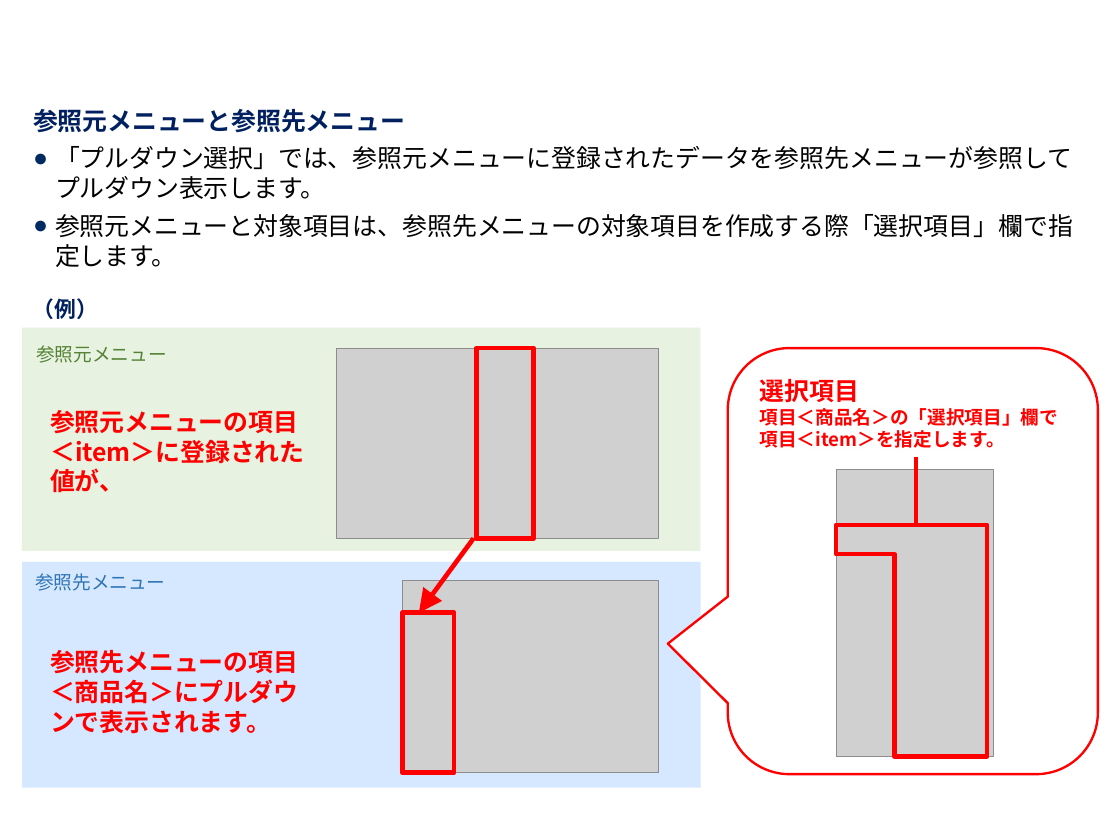
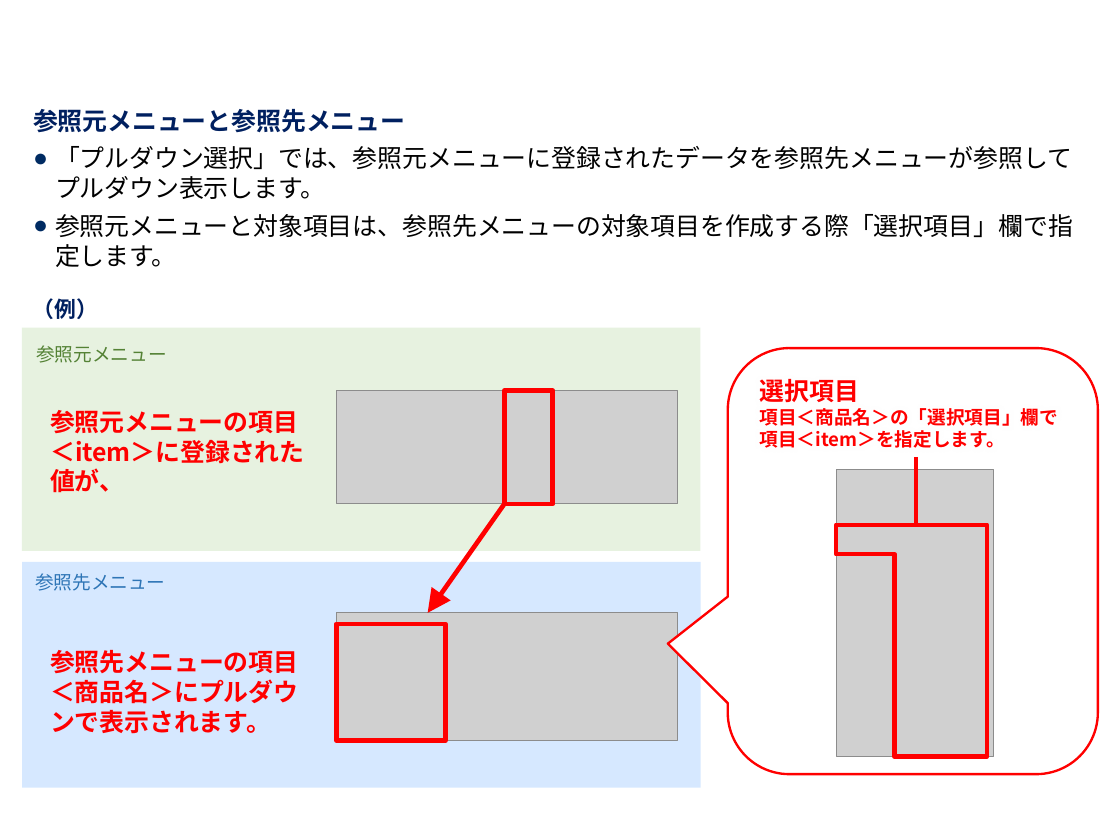
Before and after one commit to exastro-suite/it-automation-docs, a slide deck: slide 40 of asset/Learn_ja/ITA-hg-ps_classroom_lecture_ja.pptx (slide 39 before the commit). Drawn at 1120x840 pixels with LibreOffice and Linux fonts; fonts in the diff are those of the drawing; grey boxes stand for pictures; background and template pictures are left out. Boxes give left, top, right and bottom in pixels: in the first picture for what was removed or moved away, otherwise in the second. Text is boxed around its words. In the diff, an @@ line names an element or a change of style, - is before the commit and + after.

```diff
--- a/asset/Learn_ja/ITA-hg-ps_classroom_lecture_ja.pptx
+++ b/asset/Learn_ja/ITA-hg-ps_classroom_lecture_ja.pptx
@@ picture: place and size @@
-picture at [336,348,659,539]
+picture at [336,391,678,504]
@@ rectangle: place and size @@
-rectangle at [476,348,533,539]
+rectangle at [504,391,552,504]
@@ arrow moved from (474, 539) - (419, 613) to (504, 504) - (428, 613) @@
@@ rectangle: place and size @@
-rectangle at [402,613,454,773]
+rectangle at [336,624,445,740]
@@ picture: place and size @@
-picture at [402,580,659,773]
+picture at [336,613,678,741]
```
Also in this commit, not shown: 21 other slides changed, 1 slide added, 1 other file.
